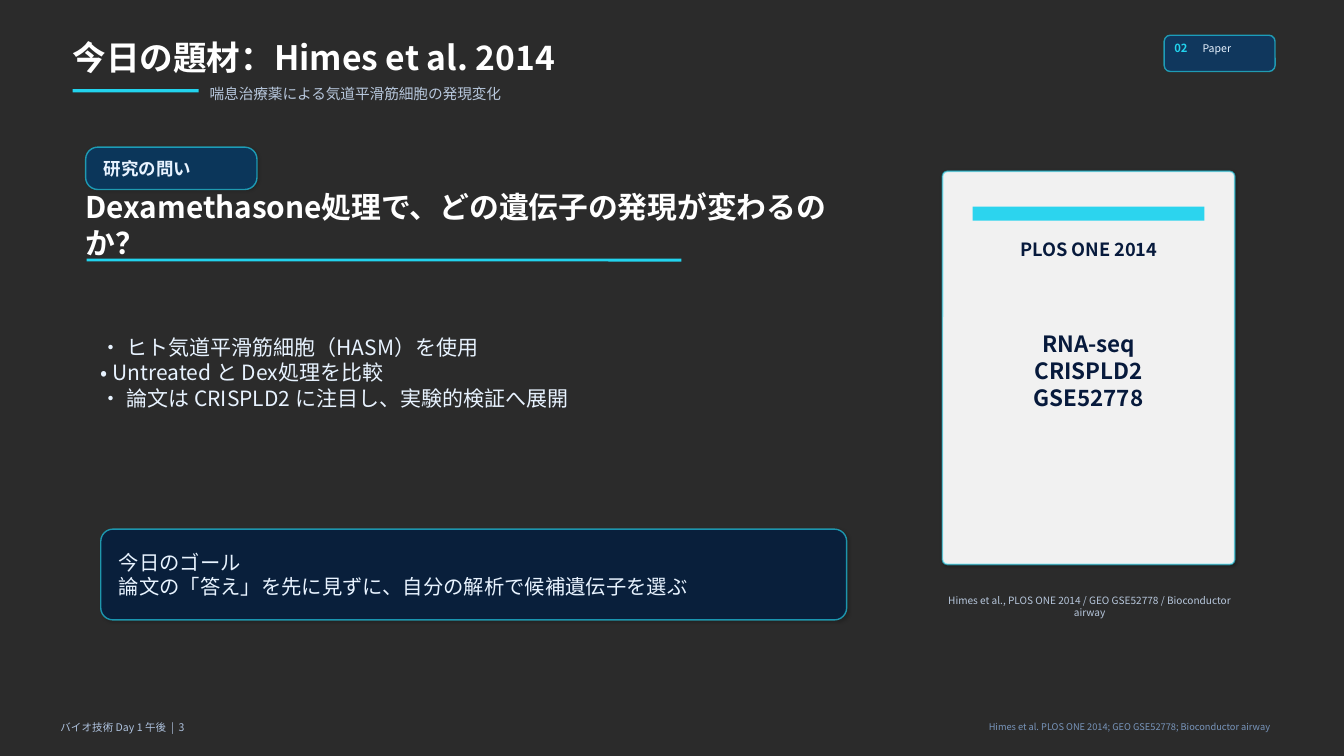
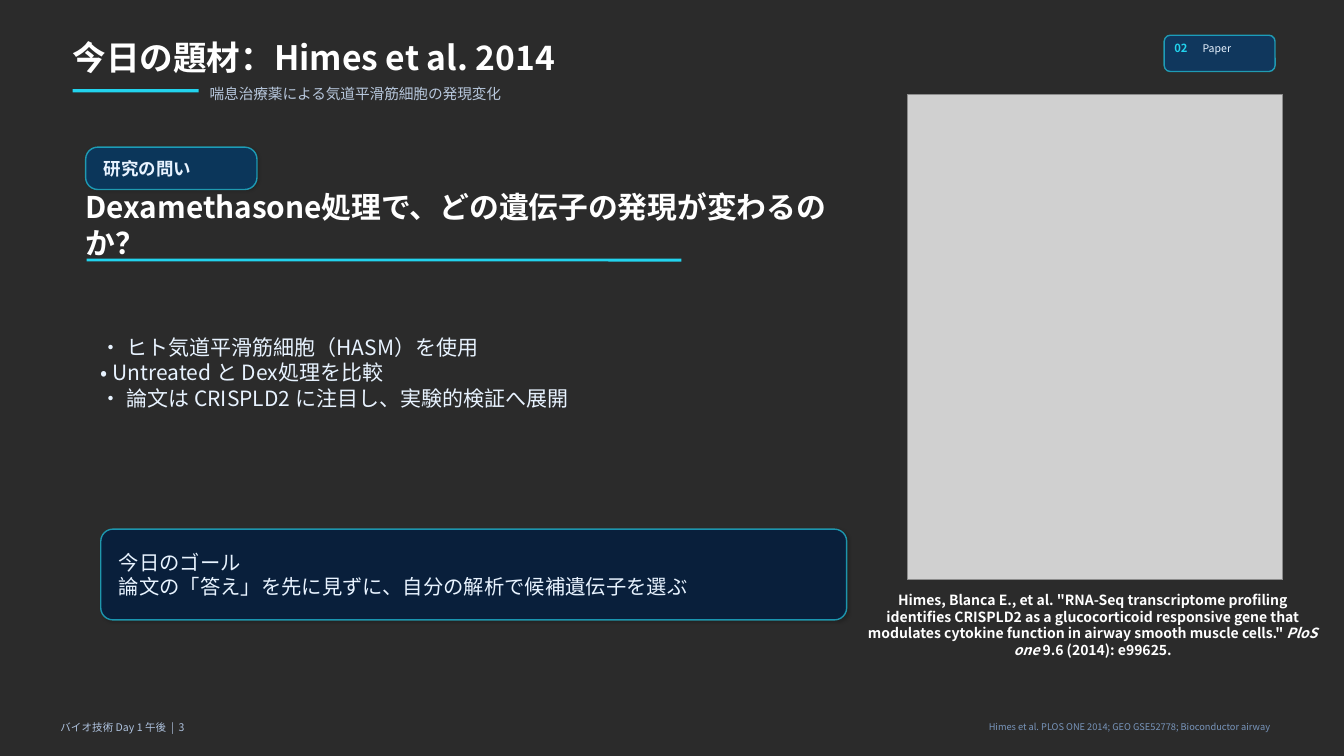
Before and after one commit to iwata97/bioinfo_2026, a slide deck: slide 3 of bioinformatics_day1_PM.pptx. Drawn at 1344x756 pixels with LibreOffice and Linux fonts; fonts in the diff are those of the drawing; grey boxes stand for pictures; background and template pictures are left out; a plain dark background stands for a picture behind light text. Boxes give left, top, right and bottom in pixels: in the first picture for what was removed or moved away, otherwise in the second. Text is boxed around its words. In the diff, an @@ line names an element or a change of style, - is before the commit and + after.

```diff
--- a/bioinformatics_day1_PM.pptx
+++ b/bioinformatics_day1_PM.pptx
@@ picture added at bbox=[907, 95, 1284, 580] @@
@@ rounded rectangle removed at bbox=[943, 171, 1235, 565] @@
@@ rectangle removed at bbox=[973, 207, 1205, 221] @@
@@ text removed at bbox=[1020, 242, 1157, 257] @@
-PLOS ONE 2014
@@ text removed at bbox=[1034, 335, 1144, 407] @@
-RNA-seq
-CRISPLD2
-GSE52778
@@ text at bbox=[868, 593, 1317, 658]: text changed; size 7.2 to 10 pt; text colour #B7C7DC to #FFFFFF; bold on @@
-Himes et al., PLOS ONE 2014 / GEO GSE52778 / Bioconductor airway
+Himes, Blanca E., et al. "RNA-Seq transcriptome profiling identifies CRISPLD2 as a glucocorticoid responsive gene that modulates cytokine function in airway smooth muscle cells." PloS one 9.6 (2014): e99625.
```
Also in this commit, not shown: 6 other slides changed, 3 slides removed, 2 other files.
